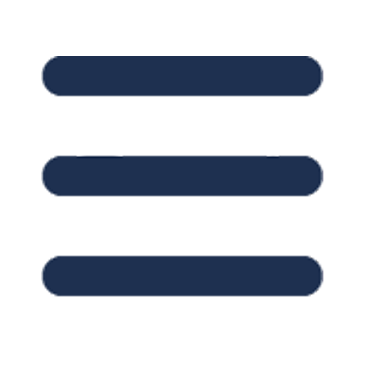
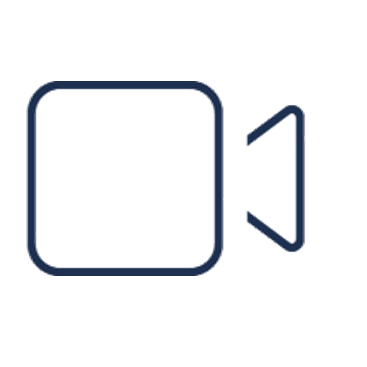
The second 367 x 367 image is a revision of the first. Changes to its layers:
added layer "all videos" above "hamburger" over [26, 81, 306, 276]
hid "hamburger" over [41, 56, 324, 297]
